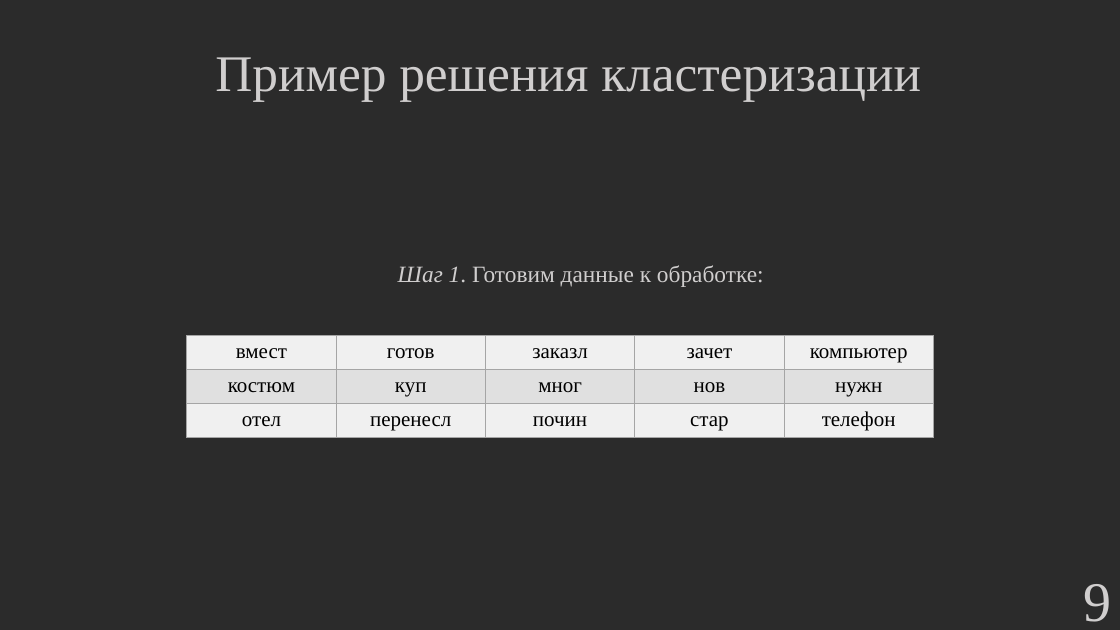
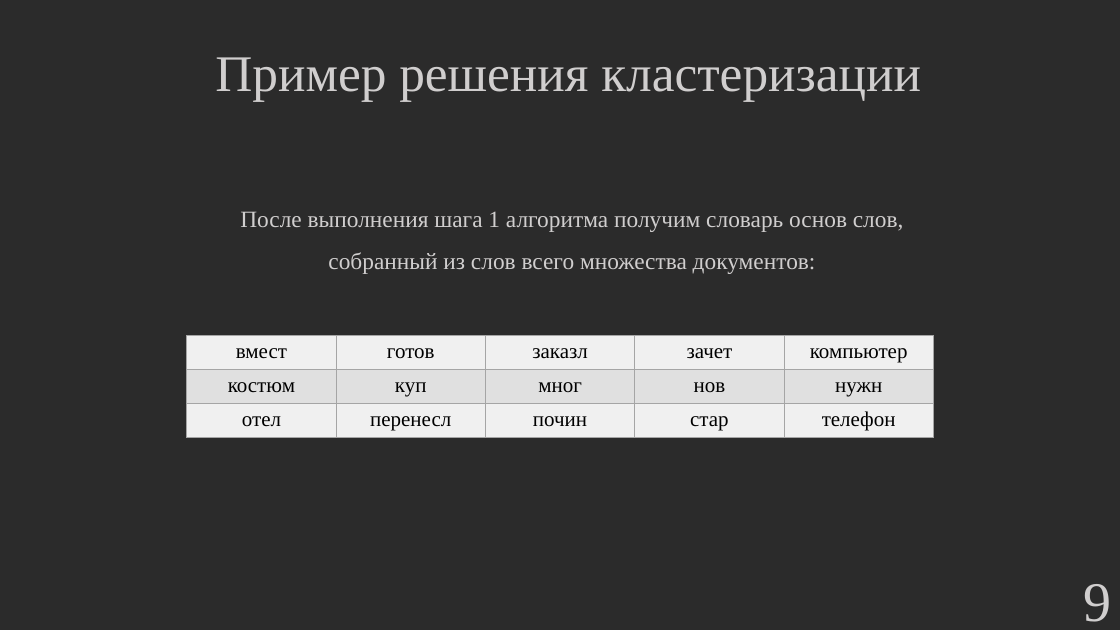
Before and after one commit to hetikk/diplom, a slide deck: slide 9 of docs/Презентация.pptx. Drawn at 1120x630 pixels with LibreOffice and Linux fonts; fonts in the diff are those of the drawing; background and template pictures are left out; a plain dark background stands for a picture behind light text. Boxes give left, top, right and bottom in pixels: in the first picture for what was removed or moved away, otherwise in the second. Text is boxed around its words. In the diff, an @@ line names an element or a change of style, - is before the commit and + after.

```diff
--- a/docs/Презентация.pptx
+++ b/docs/Презентация.pptx
@@ text at [240, 211, 904, 274]: text changed @@
-Шаг 1. Готовим данные к обработке:
+После выполнения шага 1 алгоритма получим словарь основ слов, собранный из слов всего множества документов:
```
Also in this commit, not shown: 15 other slides changed, 4 slides removed, 2 other files.
